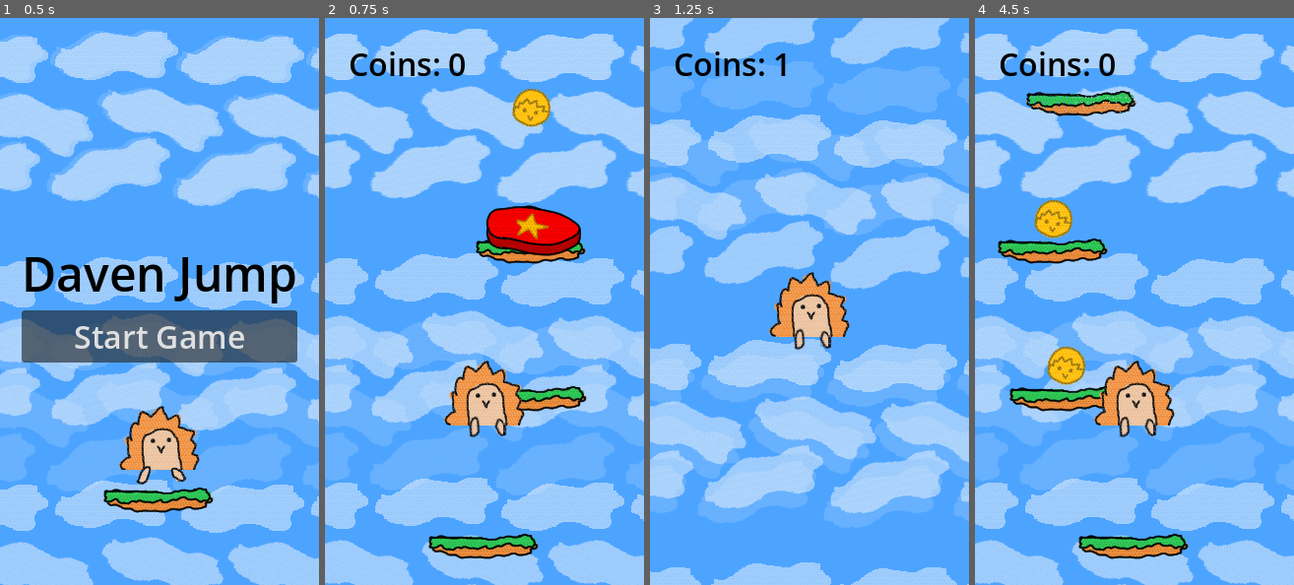
Above: before the commit, frames 1-4 (left to right).
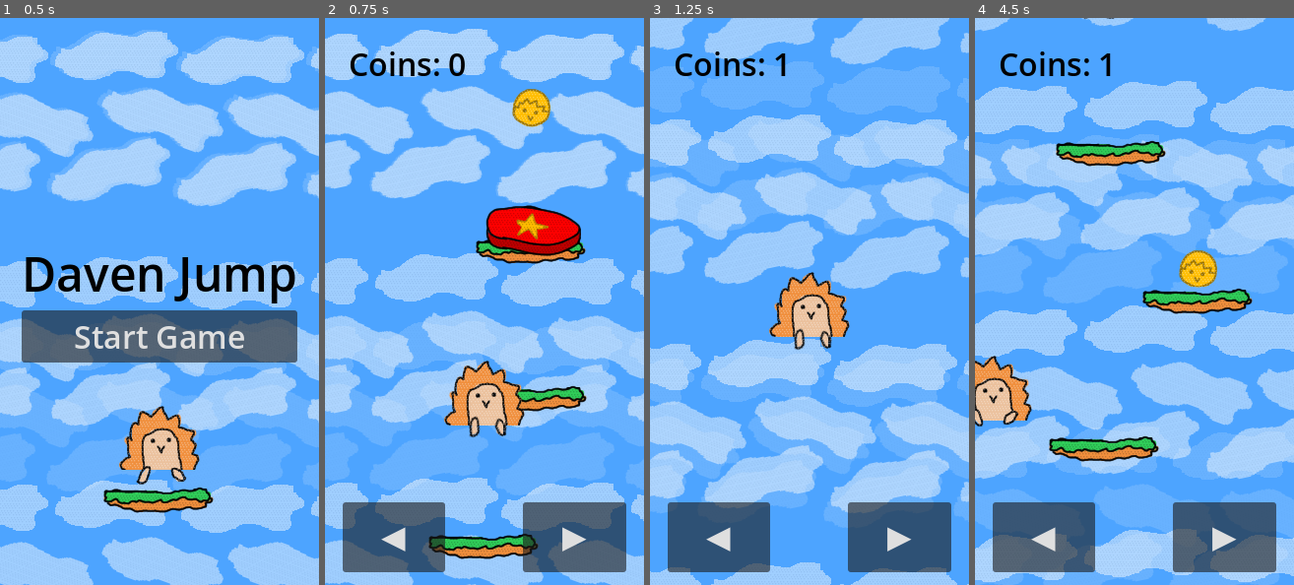
Above: after the commit, the same moments.

Repository: SalticHash/DavenJump
Game: Godot game, scene res://start_menu/start_menu.tscn
Two runs of this game, one before a commit and one after it. Both use one fixed random seed, a clock stepped at 60 frames per second and the inputs below.
Inputs (mouse positions are in pixels of both pictures, inside the frame that each line leads up to):
- Up to frame 1 (0.5 s): no input
- Up to frame 2 (0.75 s): click "Start Game" at 0.5 s
- Up to frame 3 (1.25 s): no input
- Up to frame 4 (4.5 s): tap Enter at 1.25 s; move the mouse to (1204, 273) at 1.27 s; hold Right (right) 1.28-2.78 s; click (1204, 273) at 1.42 s; move the mouse to (1070, 329) at 2.02 s; move the mouse to (1166, 176) at 2.77 s; hold Left (left) 2.78-3.53 s; move the mouse to (1118, 414) at 3.52 s; hold Right (right) 3.53-4.25 s; click (1118, 414) at 3.67 s; click (1134, 335) at 4.25 s, where only the run before the commit has a clickable "Play again"

Frame 1 is identical in both runs. In frame 2, 7.8% of the frame differs, in the area x 5-95%, y 85-98%; in frame 3, 7.9%; in frame 4, 69%, in the area x 0-100%, y 0-100%.

Commit message:
Make game adapt to screen size and detect touch

Diff:
--- a/global.gd
+++ b/global.gd
@@ -1,3 +1,8 @@
 extends Node
 
 var last_coins: int = -1
+var touch: bool = false
+
+func _input(event: InputEvent) -> void:
+	if event is InputEventKey: touch = false
+	if event is InputEventScreenTouch: touch = true
--- a/player/player.gd
+++ b/player/player.gd
@@ -9,12 +9,10 @@
 const JUMP_VELOCITY = -1000.0
 const GRAVITY = 2000.0
 
-func _ready() -> void:
-	if OS.get_name() == "Android" or OS.get_name() == "iOS":
-		%Controls.show()
 var lost: bool = false
 func _physics_process(delta: float) -> void:
 	if lost: return
+	%Controls.visible = Global.touch
 	if global_position.x < -42.0:
 		global_position.x = 366.0
 	if global_position.x > 366.0:
--- a/project.godot
+++ b/project.godot
@@ -24,6 +24,7 @@
 window/size/viewport_width=324
 window/size/viewport_height=576
 window/stretch/mode="canvas_items"
+window/stretch/aspect="keep_width"
 
 [editor_plugins]
 
--- a/start_menu/start_menu.tscn
+++ b/start_menu/start_menu.tscn
@@ -21,7 +21,7 @@
 scroll_scale = Vector2(1, 0.038)
 repeat_size = Vector2(260, 297.37)
 autoscroll = Vector2(6.4, 3.2)
-repeat_times = 5
+repeat_times = 10
 
 [node name="Sprite" type="Sprite2D" parent="BG2" unique_id=1990191837]
 texture = ExtResource("2_unh8j")
@@ -33,7 +33,7 @@
 scroll_scale = Vector2(1, 0.1)
 repeat_size = Vector2(260, 227.61)
 autoscroll = Vector2(16, 8)
-repeat_times = 5
+repeat_times = 10
 
 [node name="Sprite" type="Sprite2D" parent="BG3" unique_id=138707279]
 texture = ExtResource("2_unh8j")
--- a/world/world.gd
+++ b/world/world.gd
@@ -12,7 +12,7 @@
 var speed_mul: float = 1.0
 func _process(_delta: float) -> void:
 	$Music.pitch_scale = remap(move_chance, 0.25, 0.9, 1.0, 4.0)
-	if height > $Player.global_position.y - 288 - height_int * 2:
+	if height > $Player.global_position.y - get_viewport().get_visible_rect().size.y / 2.0 - height_int * 2:
 		t = 0.0
 		height -= height_int
 		if height_int == 2000: height_int = 150.0
--- a/world/world.tscn
+++ b/world/world.tscn
@@ -15,7 +15,7 @@
 scroll_scale = Vector2(1, 0.038)
 repeat_size = Vector2(260, 297.37)
 autoscroll = Vector2(6.4, 3.2)
-repeat_times = 5
+repeat_times = 10
 
 [node name="Sprite" type="Sprite2D" parent="BG2" unique_id=248003624]
 texture = ExtResource("2_mmdvd")
@@ -27,7 +27,7 @@
 scroll_scale = Vector2(1, 0.1)
 repeat_size = Vector2(260, 227.61)
 autoscroll = Vector2(16, 8)
-repeat_times = 5
+repeat_times = 10
 
 [node name="Sprite" type="Sprite2D" parent="BG" unique_id=1629114808]
 texture = ExtResource("2_mmdvd")
Not shown, changed: export_presets.cfg
